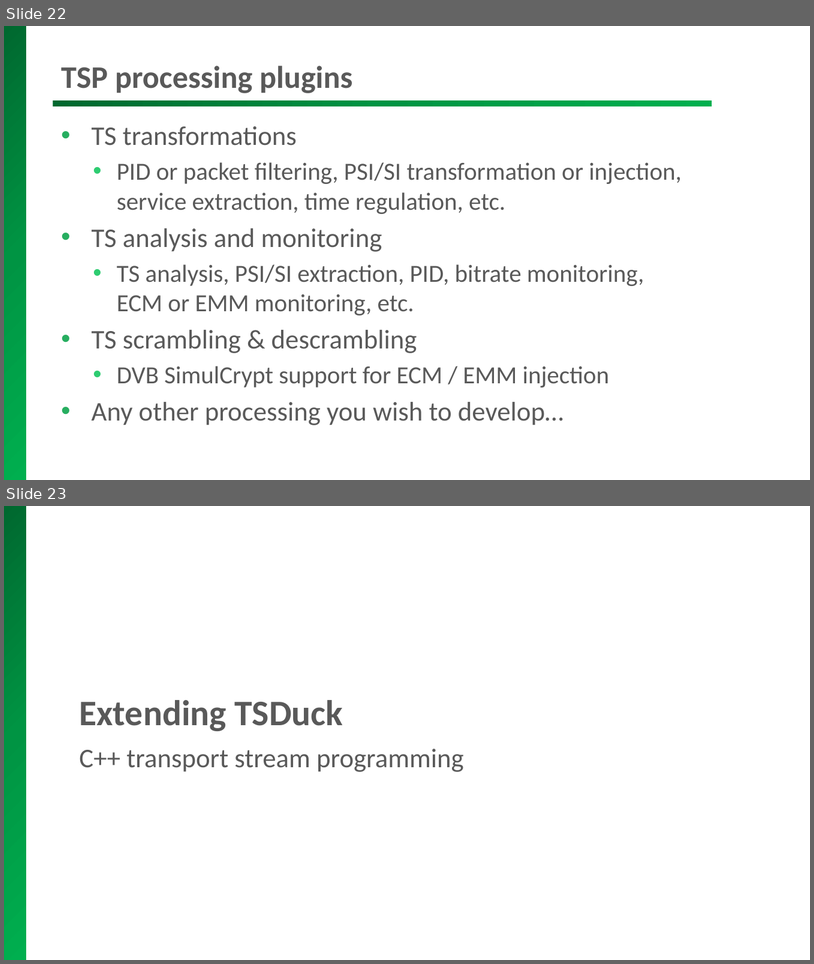
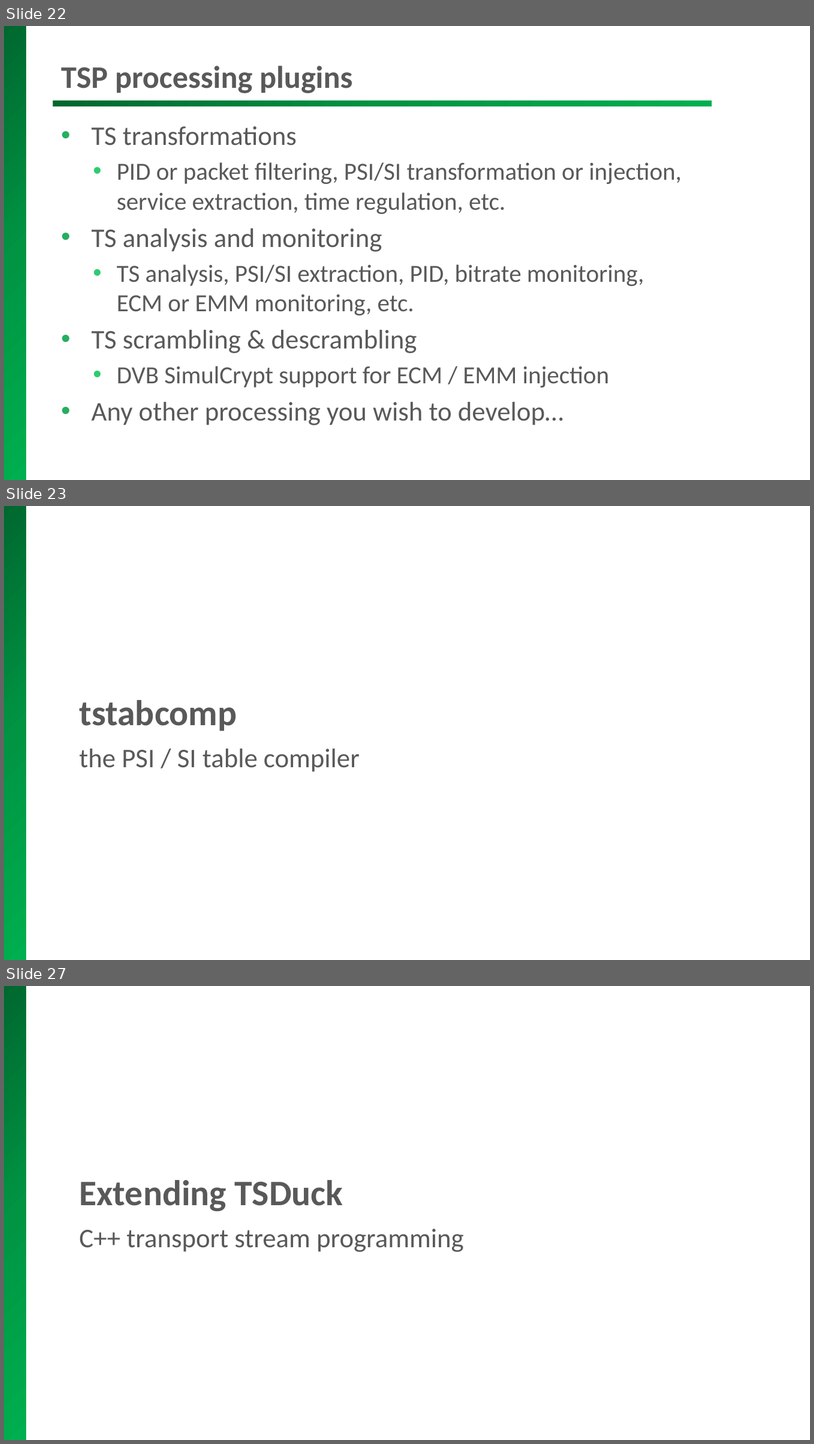
Before and after one commit to tsduck/tsduck, a slide deck: doc/tsduck-presentation.pptx. Shown one above the other, each under a label of ours: slides 22 and 23 before the commit, slides 22, 23 and 27 after it; the slides between them are not shown. The pictures are 814x964 and 814x1444 pixels, drawn with LibreOffice and Linux fonts; fonts in the diff are those of the drawing; background and template pictures are left out. Boxes give left, top, right and bottom in pixels: in the first picture for what was removed or moved away, otherwise in the second. Text is boxed around its words. In the diff, an @@ line names an element or a change of style, - is before the commit and + after.

Commit message:
Completed XML table compiler

```diff
--- a/doc/tsduck-presentation.pptx
+++ b/doc/tsduck-presentation.pptx
@@ slide 23 added at <box>4,506,810,960</box>, background #FFFFFF; not listed: 1 template element that a slide beside it also shows @@
@@ text added at <box>79,700,237,731</box>, 32 pt, text #595959, bold @@
+tstabcomp
@@ title added at <box>79,748,360,771</box>, 24 pt, text #595959 @@
+the PSI / SI table compiler
@@ what was slide 23 is now slide 27 @@
```
Also in this commit, not shown: 3 slides changed, 3 other slides added, 13 other files.
